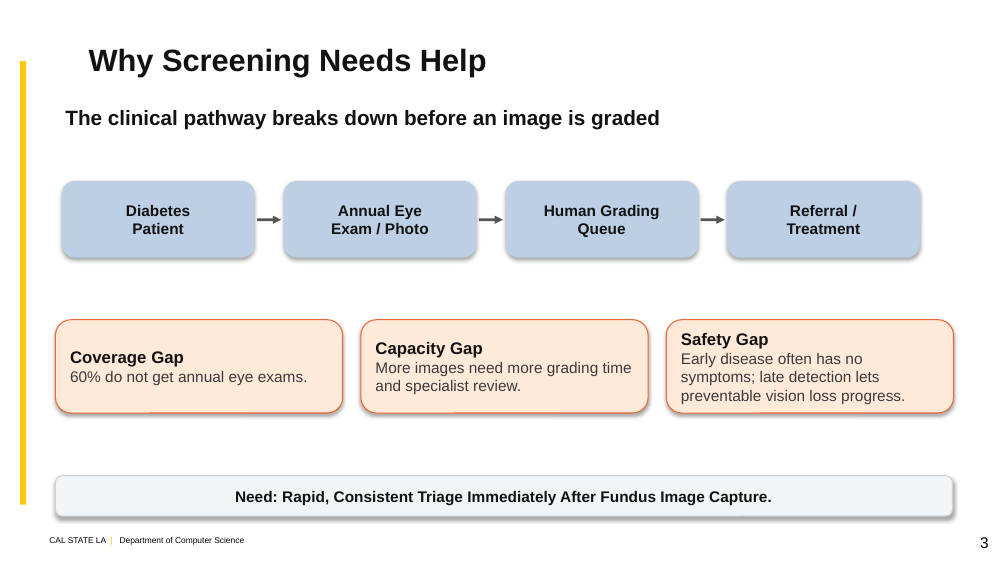
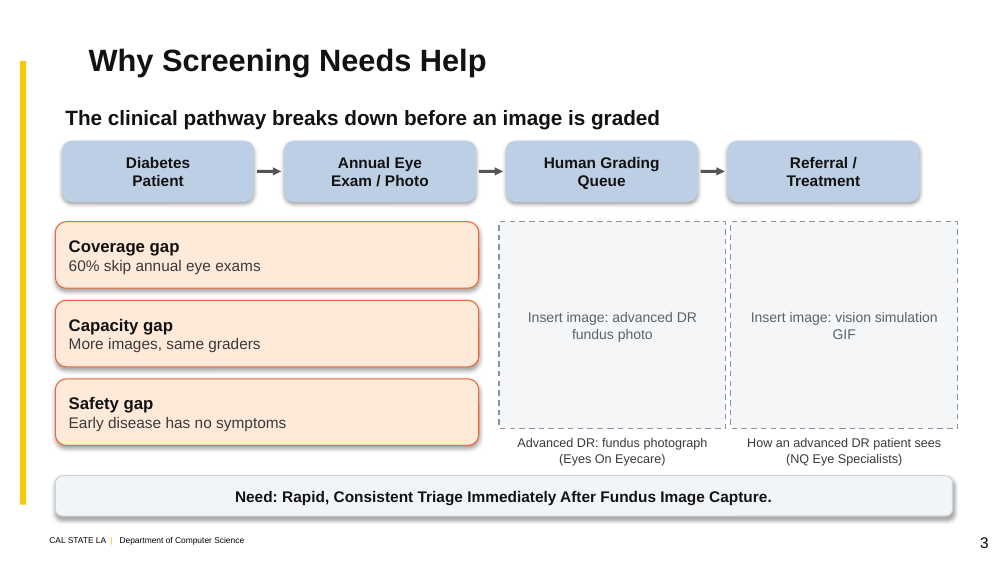
Before and after one commit to kazimab1/Early-DR, a slide deck: slide 3 of DR_Final_5min.pptx. Drawn at 1008x567 pixels with LibreOffice and Linux fonts; fonts in the diff are those of the drawing; background and template pictures are left out. Boxes give left, top, right and bottom in pixels: in the first picture for what was removed or moved away, otherwise in the second. Text is boxed around its words. In the diff, an @@ line names an element or a change of style, - is before the commit and + after.

```diff
--- a/DR_Final_5min.pptx
+++ b/DR_Final_5min.pptx
@@ rounded rectangle "Diabetes": place and size @@
-rounded rectangle "Diabetes" at bbox=[62, 181, 254, 257]
+rounded rectangle "Diabetes" at bbox=[62, 141, 254, 202]
@@ rounded rectangle "Annual Eye": place and size @@
-rounded rectangle "Annual Eye" at bbox=[284, 181, 476, 257]
+rounded rectangle "Annual Eye" at bbox=[284, 141, 476, 202]
@@ rounded rectangle "Human Grading": place and size @@
-rounded rectangle "Human Grading" at bbox=[506, 181, 698, 257]
+rounded rectangle "Human Grading" at bbox=[506, 141, 698, 202]
@@ rounded rectangle "Referral /": place and size @@
-rounded rectangle "Referral /" at bbox=[728, 181, 919, 257]
+rounded rectangle "Referral /" at bbox=[728, 141, 919, 202]
@@ 3 arrows: place and size @@
-3 arrows at bbox=[257, 220, 725, 220]
+3 arrows at bbox=[257, 171, 725, 171]
@@ rounded rectangle "Coverage gap": place and size @@
-rounded rectangle "Coverage gap" at bbox=[55, 320, 343, 413]
+rounded rectangle "Coverage gap" at bbox=[55, 222, 479, 288]
@@ rectangle added at bbox=[499, 222, 726, 428], fill #F4F6F8, outline #8A949E 1 pt dashed, 10 pt, text #5A636C @@
+Insert image: advanced DR fundus photo
@@ rectangle added at bbox=[731, 222, 958, 428], fill #F4F6F8, outline #8A949E 1 pt dashed, 10 pt, text #5A636C @@
+Insert image: vision simulation GIF
@@ text in rounded rectangle at bbox=[69, 240, 260, 274]: text changed @@
-Coverage Gap
-60% do not get annual eye exams.
+Coverage gap
+60% skip annual eye exams
@@ rounded rectangle "Capacity gap": place and size @@
-rounded rectangle "Capacity gap" at bbox=[361, 320, 648, 413]
+rounded rectangle "Capacity gap" at bbox=[55, 300, 479, 367]
@@ text in rounded rectangle at bbox=[69, 319, 260, 352]: text changed @@
-Capacity Gap
-More images need more grading time and specialist review.
+Capacity gap
+More images, same graders
@@ rounded rectangle "Safety gap": place and size @@
-rounded rectangle "Safety gap" at bbox=[666, 320, 954, 413]
+rounded rectangle "Safety gap" at bbox=[55, 379, 479, 446]
@@ text in rounded rectangle at bbox=[69, 397, 286, 431]: text changed @@
-Safety Gap
-Early disease often has no symptoms; late detection lets preventable vision loss progress.
+Safety gap
+Early disease has no symptoms
@@ text added at bbox=[517, 438, 708, 466], 9 pt, text #3A3A3A @@
+Advanced DR: fundus photograph (Eyes On Eyecare)
@@ text added at bbox=[747, 438, 942, 466], 9 pt, text #3A3A3A @@
+How an advanced DR patient sees (NQ Eye Specialists)
```
Also in this commit, not shown: 5 other slides changed, 1 other file.
